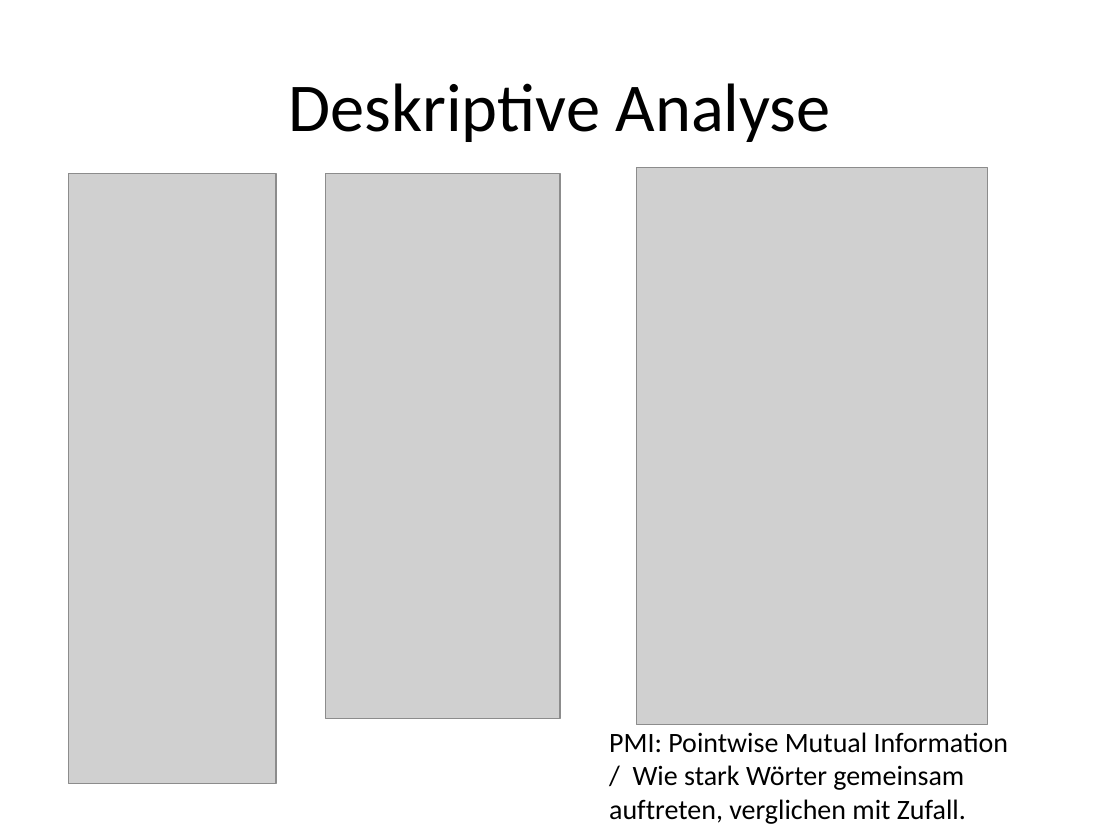
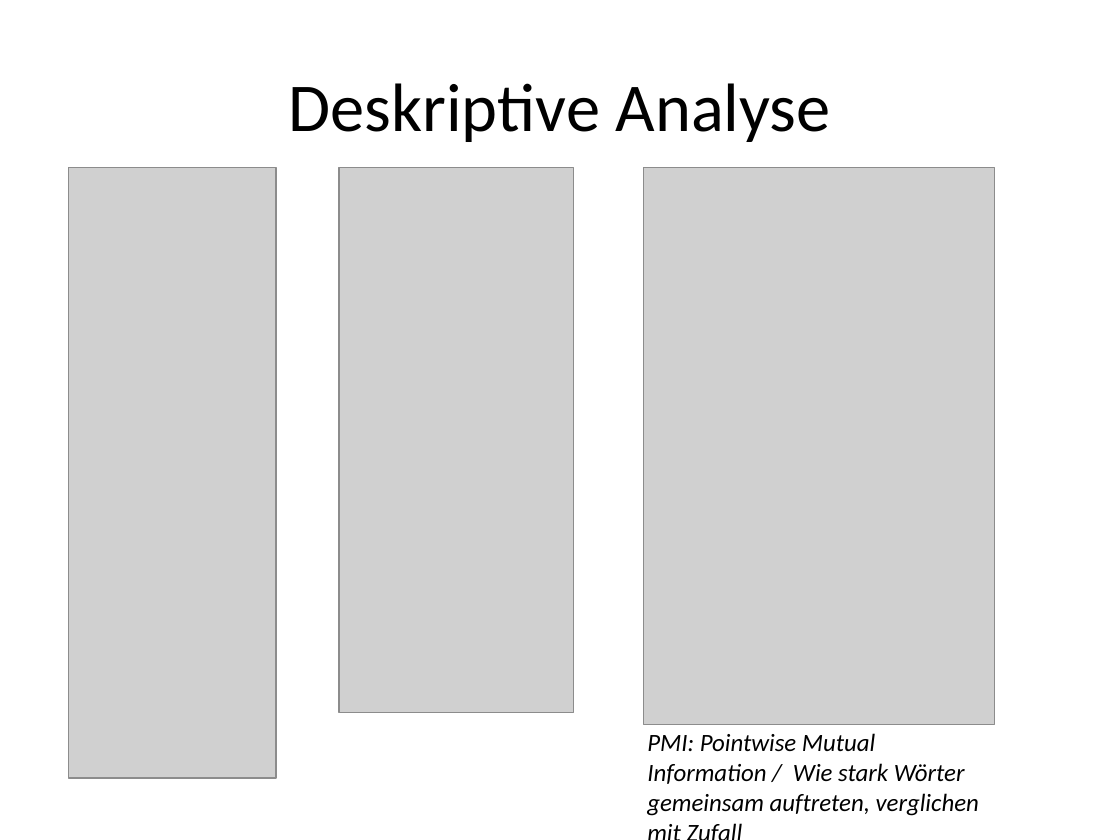
Before and after one commit to raphiweiss/Mundart-Chat-Sentiment, a slide deck: slide 7 of Zwischenpräsentation_RWeiss.pptx (slide 6 before the commit). Drawn at 1120x840 pixels with LibreOffice and Linux fonts; fonts in the diff are those of the drawing; grey boxes stand for pictures. Boxes give left, top, right and bottom in pixels: in the first picture for what was removed or moved away, otherwise in the second. Text is boxed around its words. In the diff, an @@ line names an element or a change of style, - is before the commit and + after.

```diff
--- a/Zwischenpräsentation_RWeiss.pptx
+++ b/Zwischenpräsentation_RWeiss.pptx
@@ picture: place and size @@
-picture at [68,174,276,784]
+picture at [68,168,276,778]
@@ picture: place and size @@
-picture at [326,174,560,719]
+picture at [339,168,573,713]
@@ picture: place and size @@
-picture at [636,168,988,725]
+picture at [643,168,995,725]
@@ text at [647,733,979,816]: text changed; size 18 to 16 pt; italic on @@
-PMI: Pointwise Mutual Information / Wie stark Wörter gemeinsam auftreten, verglichen mit Zufall.
+PMI: Pointwise Mutual Information / Wie stark Wörter gemeinsam auftreten, verglichen mit Zufall
```
Also in this commit, not shown: 5 other slides changed, 2 slides added, 3 other files.
